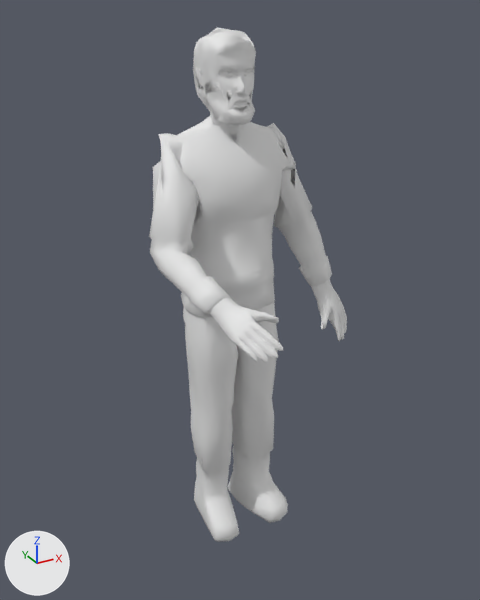
Before and after pictures for a commit that changed the OBJ model Wataha/Wataha/Content/lumberjack/lumberJack3.obj.
Camera for both pictures: a camera (50 mm lens) standing at (-2.59, -4.83, 2.52) and looking at (-0.09, -0.3, 0.26). Arrows for +X, +Y and +Z are at lower left; the lights stay in place. Materials are left out; every surface is plain grey. Where no turn or scale is listed for an object, it has been applied to the vertices.

The first picture shows 'lumberJack'.
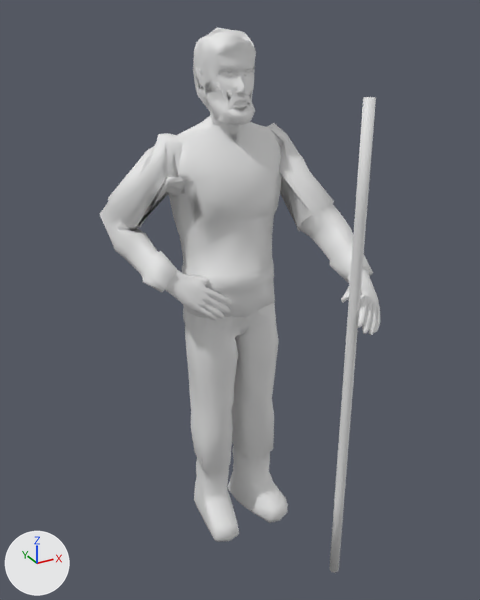
Location of each change, [x1, y1, x2, y2] in pixels of the pictures (480 x 600 px; the box of a moved part takes in the faces that stretch with it):
'lumberJack', reshaped (41% wider): before [149, 27, 347, 542]; after [100, 27, 380, 542]
'Cylinder001', added: after [330, 97, 376, 573]
part 1 of me_lumberjack, moved or reshaped: before [268, 123, 347, 341]; after [268, 123, 380, 335]
part 2 of me_lumberjack, moved or reshaped: before [149, 135, 283, 362]; after [100, 134, 231, 321]
part 3 of me_lumberjack, shading changed: [159, 27, 288, 542] in both

Patch to the scene script:
```diff
--- a/Wataha/Wataha/Content/lumberjack/lumberJack3.obj.py
+++ b/Wataha/Wataha/Content/lumberjack/lumberJack3.obj.py
@@ me_lumberjack @@
 # used by ob_lumberjack; location = (0.0, 0.0, 0.0)
-me_lumberjack.from_pydata(...)  # 2136 vertices, 2542 faces; spans x -0.85..1.08, y -1.27..0.45, z -2.21..2.38
+me_lumberjack.from_pydata(...)  # 2136 vertices, 2542 faces; spans x -1.06..0.8, y -1.4..0.52, z -2.21..2.38
+# me_lumberjack part 1: 439 of 2136 vertices moved; they spanned x 0.37..1.08, y -0.41..0.23, z -0.36..1.5 and now span x 0.3..0.8, y -1.4..0.05, z 0.25..1.53; mean shift (-0.32, -0.79, 0.43); largest move (0.98, -0.36, -0.35) -> (0.36, -1.39, 0.31)
+# me_lumberjack part 2: 439 of 2136 vertices moved; they spanned x -0.85..-0.19, y -1.27..0.2, z 0.18..1.3 and now span x -1.06..-0.13, y -0.31..0.52, z 0.1..1.46; mean shift (-0.03, 0.76, 0.0); largest move (-0.27, -1.26, 0.27) -> (-0.14, -0.24, 0.2)
+# me_lumberjack part 3: edges marked sharp go from 873 to 875
@@ me_cylinder001 @@
+me_cylinder001.from_pydata(...)  # 110 vertices, 108 faces; spans x 0.33..0.42, y -1.27..-1.18, z -2.17..1.98
@@ ob_cylinder001 @@
+ob_cylinder001 = bpy.data.objects.new('Cylinder001', me_cylinder001)
+ob_cylinder001.location = (0.0, 0.0, 0.0)
```
